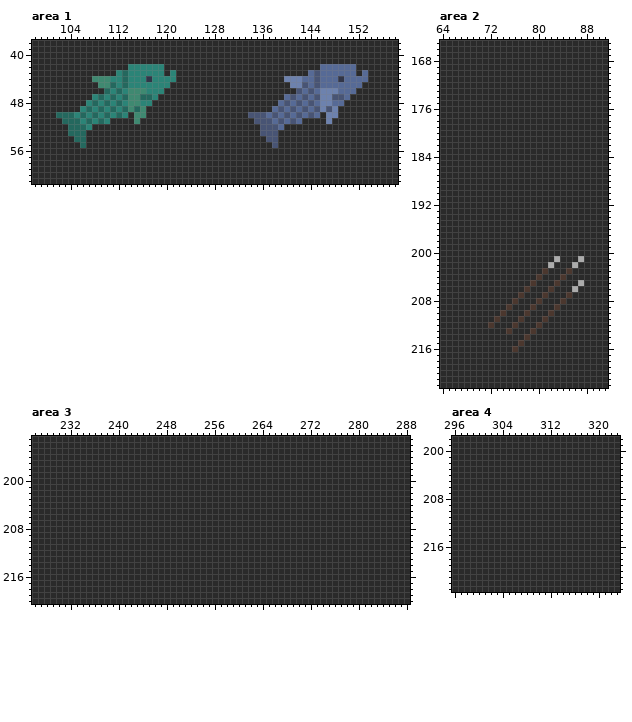
Pixel-art file, stored at creative/Aseprite/Resources.aseprite. The picture above was drawn from the file before the commit.
384x384 pixels, 1 frame. Colours within 5 levels of each other are drawn and written as one. Shown: area 1: x 98..158, y 38..61; area 2: x 64..91, y 165..222; area 3: x 226..288, y 193..220; area 4: x 296..323, y 198..223. The commit also changed other parts of the picture, which this record leaves out.
Now the later version:
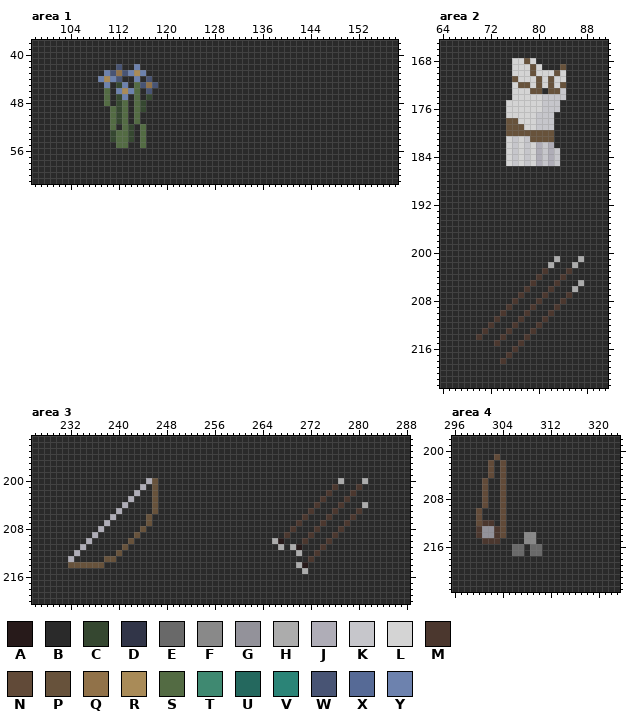
Palette (. is transparent): A #271a1a  B #2a2a2a  C #354730  D #313548  E #696969  F #898989  G #93929a  H #acacac  J #afadb7  K #c6c6cb  L #d4d4d4  M #4b372e  N #614a38  P #67523b  Q #917249  R #a98b58  S #536b43  T #3f8971  U #24685e  V #2b8477  W #485474  X #566a96  Y #6d82ae
The edit:
layer "linothorax" added
layer "slings" added
layer "bows" added
layer "flax" added
Area 1, layers "flax", "fish_2", "fish":
y 42: x 112 B -> W; x 114..119 VVVVVV -> BYBBBB; x 146..151 XXXXXX -> BBBBBB
y 43: x 110..119 BBVUVVVVVV -> YWQWYRYBBB; x 121 V -> B; x 144..151 XWXXXXXX -> BBBBBBBB; x 153 X -> B
y 44: x 108..121 TTTVVUVVVDVVVV -> BYRYWBBYBWBBBB; x 140..153 YYYXXWXXXDXXXX -> BBBBBBBBBBBBBB
y 45: x 109..120 TTUVUVVVVVVV -> BYBCYBSWQWBB; x 141..152 YYWXWXXXXXXX -> BBBBBBBBBBBB
y 46: x 110..119 UVUVTTTVVV -> SBYRYSBWBB; x 142..151 WXWXYYYXXX -> BBBBBBBBBB
y 47: x 108..118 VUVUVUTTUUV -> BBSBCYBSBCB; x 140..150 XWXWXWYYWWX -> BBBBBBBBBBB
y 48: x 107..117 VUVUVUVTTVV -> BBBSBCSBSCB; x 139..149 XWXWXWXYYXX -> BBBBBBBBBBB
y 49: x 106..116 VUVUVUVUTUT -> BBBBBSCSBSC; x 138..148 XWXWXWXWYWY -> BBBBBBBBBBB
y 50: x 102..113 UUUVUVUVUVUV -> BBBBBBBBBSCS; x 115..116 TT -> SB; x 134..145 WWWXWXWXWXWX -> BBBBBBBBBBBB; x 147..148 YY -> BB
y 51: x 103..113 UUUVUVUVBBB -> BBBBBBBBSCS; x 115 T -> S; x 135..142 WWWXWXWX -> BBBBBBBB; x 147 Y -> B
y 52: x 104..107 UUUV -> BBBB; x 111 B -> S; x 113..114 BB -> SC; x 116 B -> S; x 136..139 WWWX -> BBBB
y 53: x 104..106 UUU -> BBB; x 111..114 BBBB -> CSSC; x 116 B -> S; x 136..138 WWW -> BBB
y 54: x 105..106 UU -> BB; x 111..114 BBBB -> CSSC; x 116 B -> S; x 137..138 WW -> BB
y 55: x 106 U -> B; x 112..113 BB -> SS; x 116 B -> S; x 138 W -> B
Area 2, layers "javelins", "linothorax":
y 168: x 76..79 BBBB -> LLPL
y 169: x 76..80 BBBBB -> LLLPL; x 84 B -> P
y 170: x 76..84 BBBBBBBBB -> LLLPLLLPL
y 171: x 76..84 BBBBBBBBB -> PLLLPLPLL
y 172: x 76..84 BBBBBBBBB -> LPPLPLPLP
y 173: x 76..80 BBBBB -> LLLPP; x 82..84 BBB -> PPK
y 174: x 76..84 BBBBBBBBB -> LLLLLKKKK
y 175..176: x 75..83 BBBBBBBBB -> LLLLLLKKK
y 177: x 75..82 BBBBBBBB -> LLLLLKKK
y 178: x 75..82 BBBBBBBB -> PPLLLKKK
y 179: x 75..82 BBBBBBBB -> PPPLLKKK
y 180: x 75..82 BBBBBBBB -> PPPPPPPP
y 181: x 75..82 BBBBBBBB -> LKLKPPPP
y 182: x 75..82 BBBBBBBB -> LKLKLJKJ
y 183..185: x 75..83 BBBBBBBBB -> LKLKLJKJK
y 213: x 71 B -> M
y 214: x 70 B -> M; x 74 B -> M
y 215: x 73 B -> M
y 217: x 75 B -> M
y 218: x 74 B -> M
Area 3, layer "bows":
y 200: x 245..246 BB -> JP; x 277 B -> H; x 281 B -> H
y 201: x 244 B -> J; x 246 B -> P; x 276 B -> M; x 280 B -> M
y 202: x 243 B -> J; x 246 B -> P; x 275 B -> M; x 279 B -> M
y 203: x 242 B -> J; x 246 B -> P; x 274 B -> M; x 278 B -> M
y 204: x 241 B -> J; x 246 B -> P; x 273 B -> M; x 277 B -> M; x 281 B -> H
y 205: x 240 B -> J; x 246 B -> P; x 272 B -> M; x 276 B -> M; x 280 B -> M
y 206: x 239 B -> J; x 245 B -> P; x 271 B -> M; x 275 B -> M; x 279 B -> M
y 207: x 238 B -> J; x 245 B -> P; x 270 B -> M; x 274 B -> M; x 278 B -> M
y 208: x 237 B -> J; x 244 B -> P; x 269 B -> M; x 273 B -> M; x 277 B -> M
y 209: x 236 B -> J; x 243 B -> P; x 268 B -> M; x 272 B -> M; x 276 B -> M
y 210: x 235 B -> J; x 242 B -> P; x 266..267 BB -> HA; x 271 B -> M; x 275 B -> M
y 211: x 234 B -> J; x 241 B -> P; x 267 B -> H; x 269..270 BB -> HA; x 274 B -> M
y 212: x 233 B -> J; x 240 B -> P; x 270 B -> H; x 273 B -> M
y 213: x 232 B -> J; x 238..239 BB -> PP; x 272 B -> M
y 214: x 232..237 BBBBBB -> PPPPPP; x 270..271 BB -> HA
y 215: x 271 B -> H
Area 4, layer "slings":
y 201: x 303 B -> N
y 202..204: x 302 B -> N; x 304 B -> N
y 205..209: x 301 B -> N; x 304 B -> N
y 210..211: x 300 B -> N; x 304 B -> N
y 212: x 300..302 BBB -> NMM; x 304 B -> N
y 213: x 300..304 BBBBB -> MGGMN
y 214: x 300..304 BBBBB -> MGGMN; x 308..309 BB -> FF
y 215: x 301..303 BBB -> MMM; x 308..309 BB -> FF
y 216..217: x 306..307 BB -> EE; x 309..310 BB -> EE
Pixel boxes of the changes (left, top, right, bottom) in both pictures:
changed: (56, 64, 176, 148)
changed: (248, 64, 368, 148)
changed: (506, 58, 566, 166)
changed: (476, 328, 512, 364)
changed: (68, 478, 158, 568)
changed: (272, 478, 368, 574)
changed: (476, 454, 542, 556)
